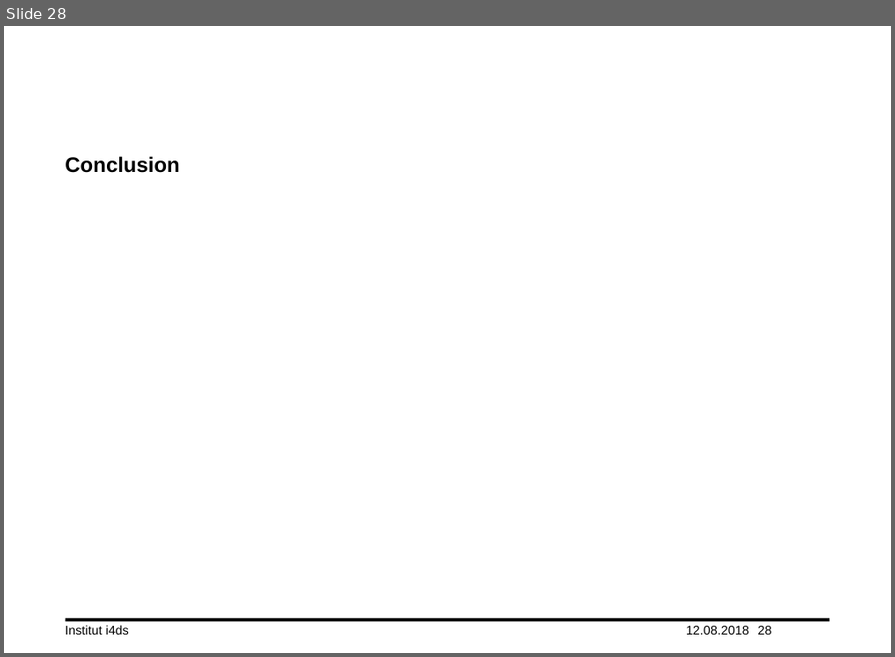
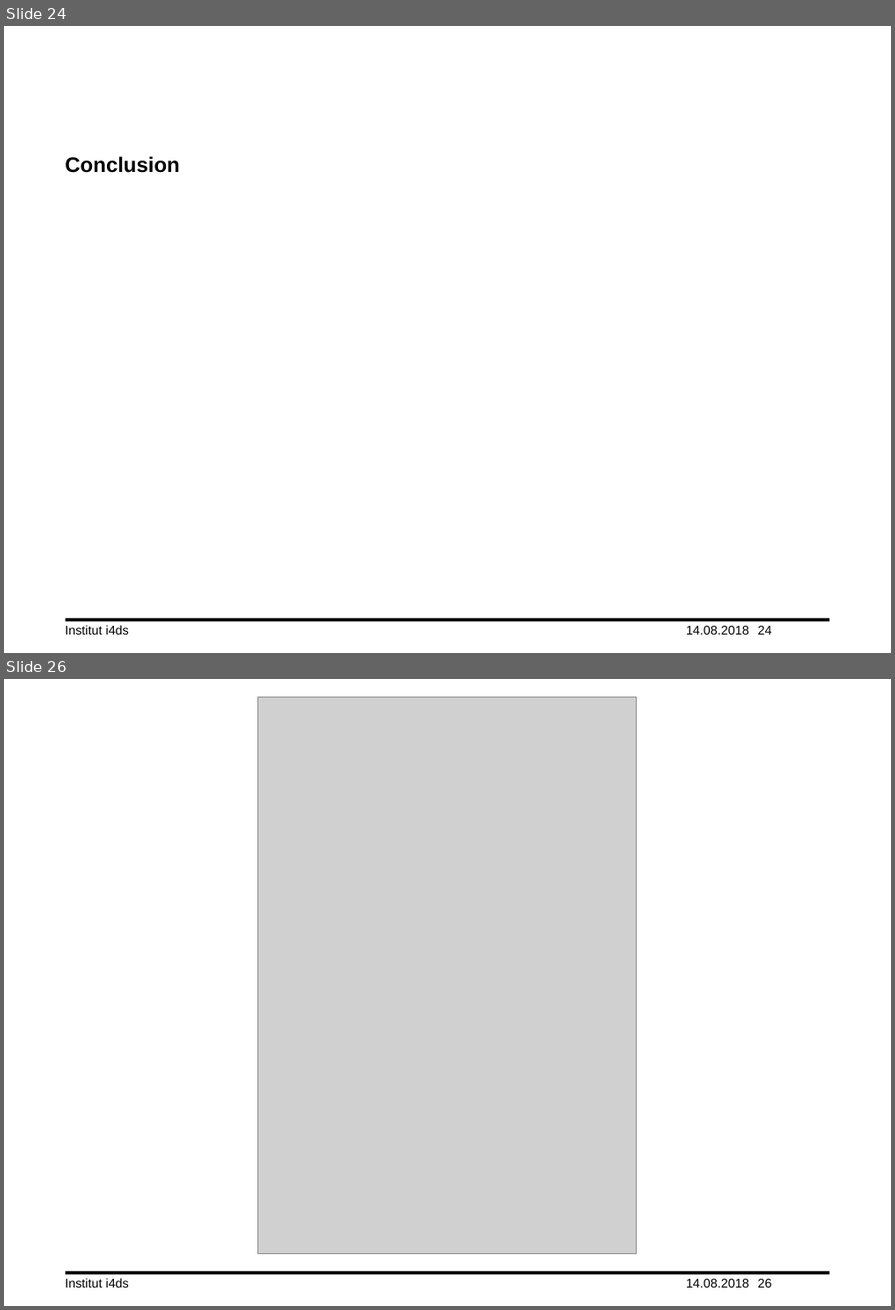
Before and after one commit to lord-blueberry/p7-doc, a slide deck: ppt/praes.pptx. Shown one above the other, each under a label of ours: slide 28 before the commit, slides 24 and 26 after it; the slides between them are not shown. The pictures are 895x657 and 895x1310 pixels, drawn with LibreOffice and Linux fonts; fonts in the diff are those of the drawing; grey boxes stand for pictures; background and template pictures are left out. Boxes give left, top, right and bottom in pixels: in the first picture for what was removed or moved away, otherwise in the second. Text is boxed around its words. In the diff, an @@ line names an element or a change of style, - is before the commit and + after.

```diff
--- a/ppt/praes.pptx
+++ b/ppt/praes.pptx
@@ slide 26 added at (4,679,891,1306), background #FFFFFF; not listed: 1 template element that a slide beside it also shows @@
@@ picture added at (258,697,637,1255) @@
@@ text added at (65,1278,129,1288), 12 pt, text #000000 @@
+Institut i4ds
@@ text added at (686,1279,749,1288), 12 pt, text #000000 @@
+14.08.2018
@@ page number added at (758,1279,772,1288), 12 pt, text #000000 @@
+26
@@ what was slide 28 is now slide 24 @@
@@ slide 24 changed as well @@
@@ text at (686,626,749,635): text changed @@
-12.08.2018
+14.08.2018
@@ page number at (758,626,772,635): text changed @@
-28
+24
```
Also in this commit, not shown: 27 other slides changed, 1 other slide added, 2 other files.
